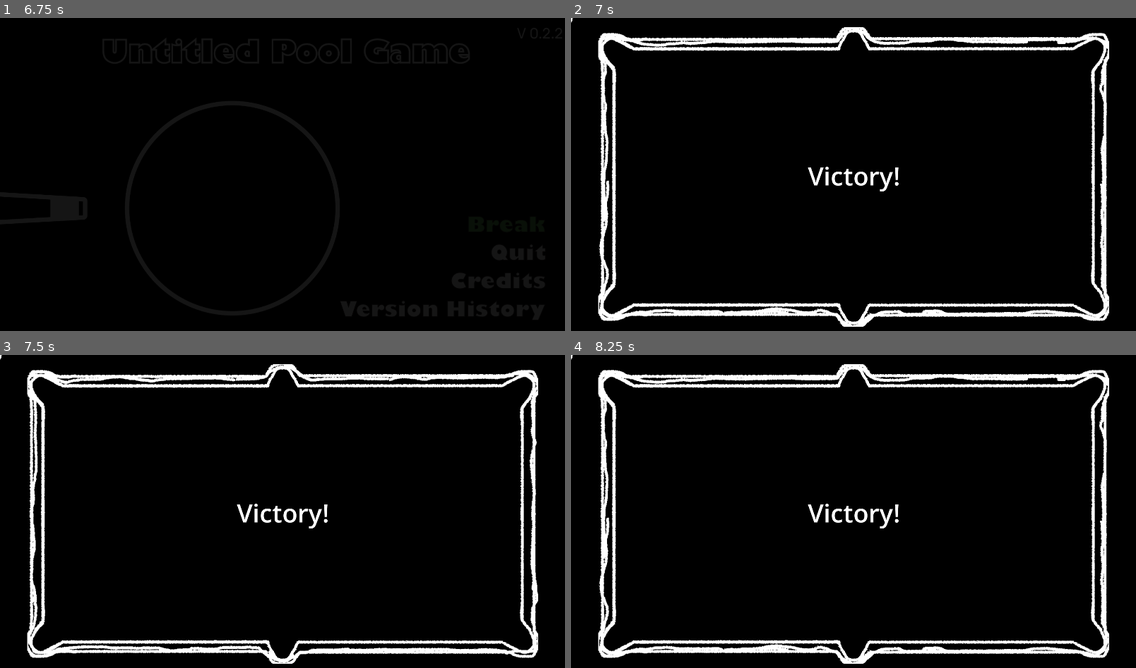
Above: before the commit, frames 1-4 (two rows, left to right).
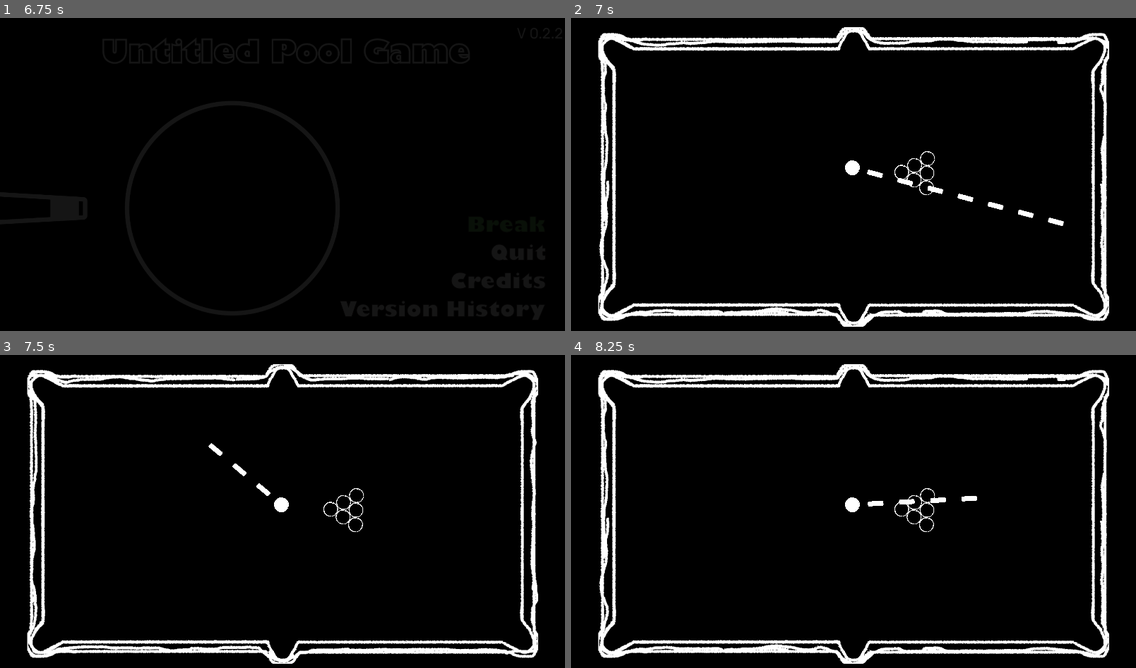
Above: after the commit, the same moments.

Repository: Muirotidua/IMGD1001-Project
Game: Godot game, scene res://scenes/splash_screen.tscn
Same seed, same stepped clock (60 frames per second), same inputs: the game is played once before the commit and once after it.
Inputs (mouse positions are in pixels of both pictures, inside the frame that each line leads up to):
- Up to frame 1 (6.75 s): move the mouse to (406, 161) at 0.52 s; hold Space (ball_hit) 0.53-1.28 s; move the mouse to (169, 193) at 1.27 s; tap one key every 0.75 s from 1.35 s: I (print_info) Backspace (rewind_shot) Space (ball_hit) I (print_info) Backspace (rewind_shot); move the mouse to (339, 105) at 2.02 s; move the mouse to (254, 240) at 2.77 s; move the mouse to (452, 224) at 3.52 s; move the mouse to (113, 127) at 4.27 s; move the mouse to (310, 177) at 5.02 s; hold Space (ball_hit) 5.03-5.75 s; click (508, 227) at 5.75 s; click (508, 227) at 6.5 s
- Up to frame 2 (7 s): no input
- Up to frame 3 (7.5 s): move the mouse to (197, 433) at 7.27 s; tap I (print_info) at 7.35 s
- Up to frame 4 (8.25 s): move the mouse to (977, 498) at 8.02 s; tap Backspace (rewind_shot) at 8.1 s

Frame 1 is identical in both runs. In frame 2, 0.9% of the frame differs, in the area x 0-88%, y 0-67%; in frame 3, 0.7%; in frame 4, 0.8%.

Commit message:
Minor changes

Diff:
--- a/scenes/level_one.tscn
+++ b/scenes/level_one.tscn
@@ -20,3 +20,4 @@
 horizontal_alignment = 1
 
 [node name="CueBall" parent="." instance=ExtResource("3_bhu28")]
+position = Vector2(1015, 555)
--- a/scenes/level_template.tscn
+++ b/scenes/level_template.tscn
@@ -1,8 +1,9 @@
-[gd_scene load_steps=4 format=3 uid="uid://dih2bhghs70xg"]
+[gd_scene load_steps=5 format=3 uid="uid://dih2bhghs70xg"]
 
 [ext_resource type="PackedScene" uid="uid://ddqqcgxtevmw2" path="res://scenes/boundary_table.tscn" id="1_6lum8"]
 [ext_resource type="Script" uid="uid://1orqlroorufl" path="res://scripts/level_template.gd" id="1_iw5l3"]
 [ext_resource type="PackedScene" uid="uid://c3ypj135jxvjd" path="res://scenes/cue_ball.tscn" id="1_mm7tu"]
+[ext_resource type="PackedScene" uid="uid://ci5cown6qsyjp" path="res://scenes/eight_ball.tscn" id="4_iw5l3"]
 
 [node name="Level_Template" type="Node2D"]
 script = ExtResource("1_iw5l3")
@@ -20,3 +21,23 @@
 horizontal_alignment = 1
 
 [node name="CueBall" parent="." instance=ExtResource("1_mm7tu")]
+position = Vector2(956, 510)
+lm = 1.1
+
+[node name="Ball" parent="." instance=ExtResource("4_iw5l3")]
+position = Vector2(1165, 525)
+
+[node name="Ball2" parent="." instance=ExtResource("4_iw5l3")]
+position = Vector2(1177, 517)
+
+[node name="Ball3" parent="." instance=ExtResource("4_iw5l3")]
+position = Vector2(1175, 536)
+
+[node name="Ball4" parent="." instance=ExtResource("4_iw5l3")]
+position = Vector2(1190, 546)
+
+[node name="Ball5" parent="." instance=ExtResource("4_iw5l3")]
+position = Vector2(1191, 531)
+
+[node name="Ball6" parent="." instance=ExtResource("4_iw5l3")]
+position = Vector2(1187, 508)
--- a/scripts/cue_ball.gd
+++ b/scripts/cue_ball.gd
@@ -1,7 +1,7 @@
 class_name CueBall extends BaseBall
 
-# Default Launch Speed
-@export var dls: float = 1
+# Launch Multiplier
+@export var lm: float = 1
 @export var infinite_shots: bool = false
 
 @onready var pointer = $PointerLine
@@ -34,4 +34,4 @@
 	var direction = global_position.direction_to(get_global_mouse_position())
 	var s = global_position.distance_to(get_global_mouse_position())
 	if !inmotion || infinite_shots:
-		apply_central_impulse(direction * dls * s)
+		apply_central_impulse(direction * lm * s)
